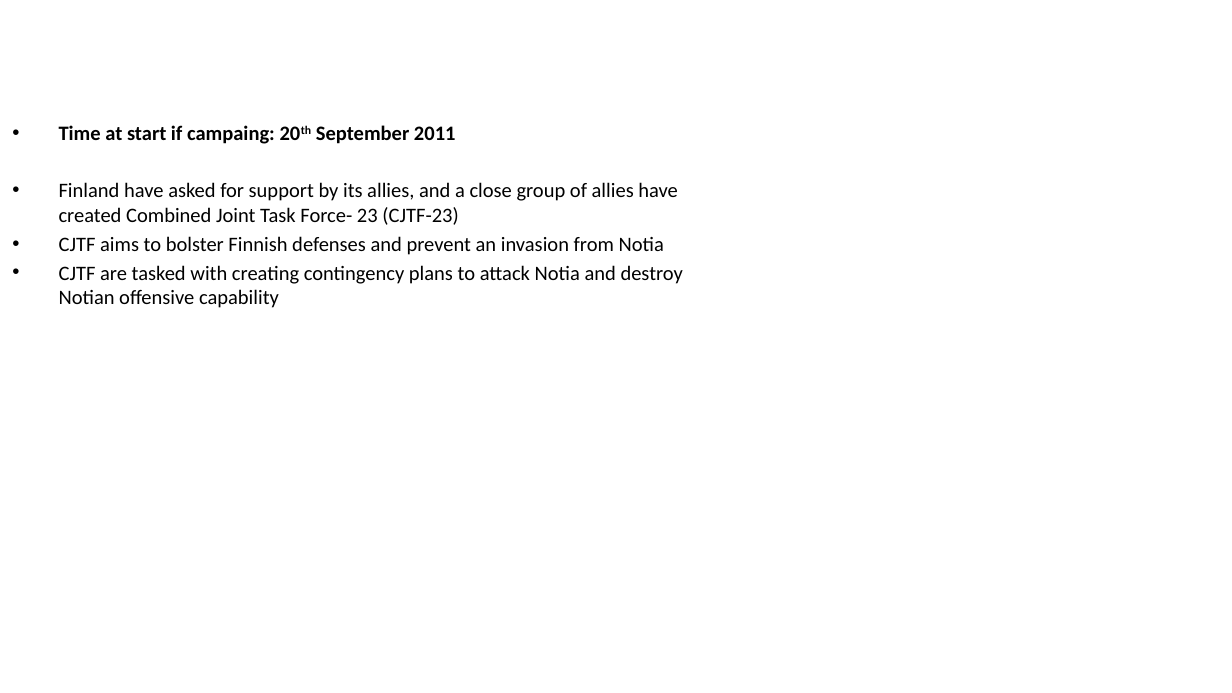
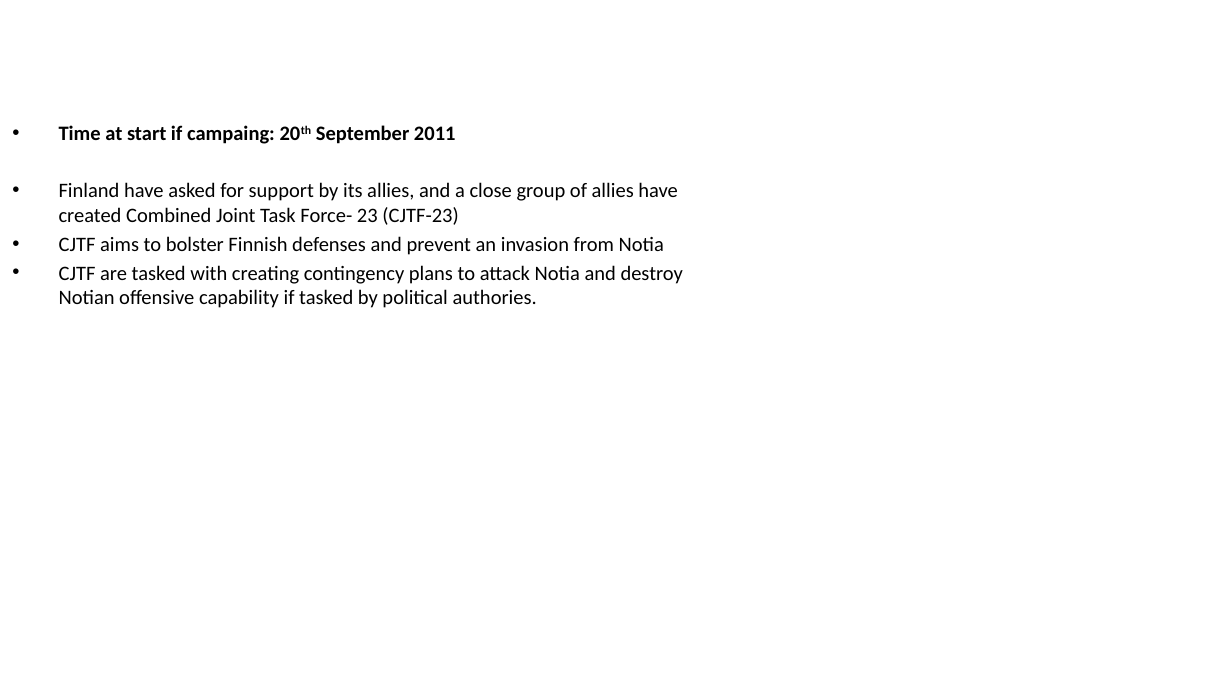
Before and after one commit to 132nd-vWing/OPAT-background, a slide deck: slide 4 of INTEL/OPAC_OP ARCTIC CITADEL Road to War v0.1.pptx. Drawn at 1232x693 pixels with LibreOffice and Linux fonts; fonts in the diff are those of the drawing; background and template pictures are left out. Boxes give left, top, right and bottom in pixels: in the first picture for what was removed or moved away, otherwise in the second. Text is boxed around its words. In the diff, an @@ line names an element or a change of style, - is before the commit and + after.

```diff
--- a/INTEL/OPAC_OP ARCTIC CITADEL Road to War v0.1.pptx
+++ b/INTEL/OPAC_OP ARCTIC CITADEL Road to War v0.1.pptx
@@ text at bbox=[59, 265, 683, 308]: text changed @@
-• CJTF are tasked with creating contingency plans to attack Notia and destroy Notian offensive capability
+• CJTF are tasked with creating contingency plans to attack Notia and destroy Notian offensive capability if tasked by political authories.
```
Also in this commit, not shown: 2 other slides changed, 1 other file.
